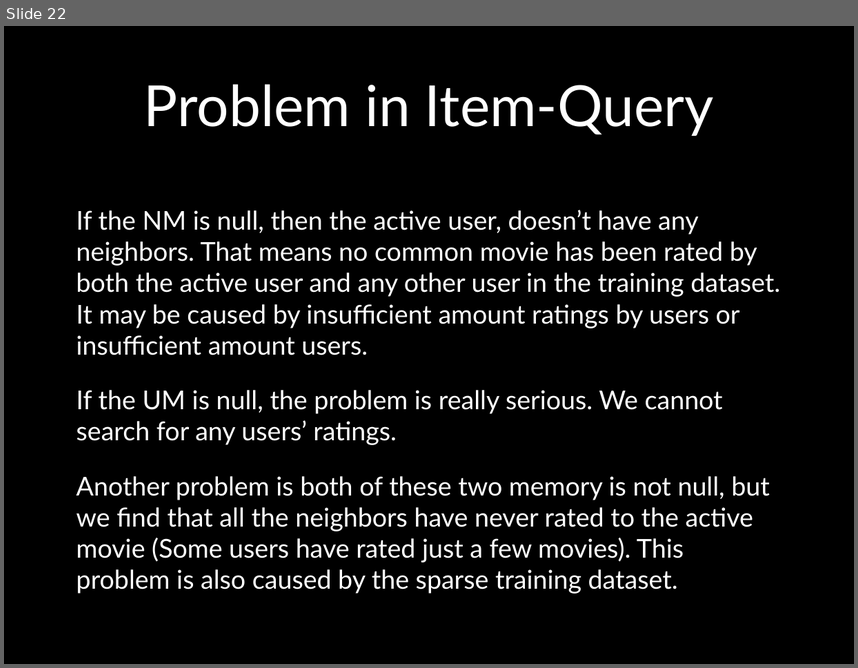
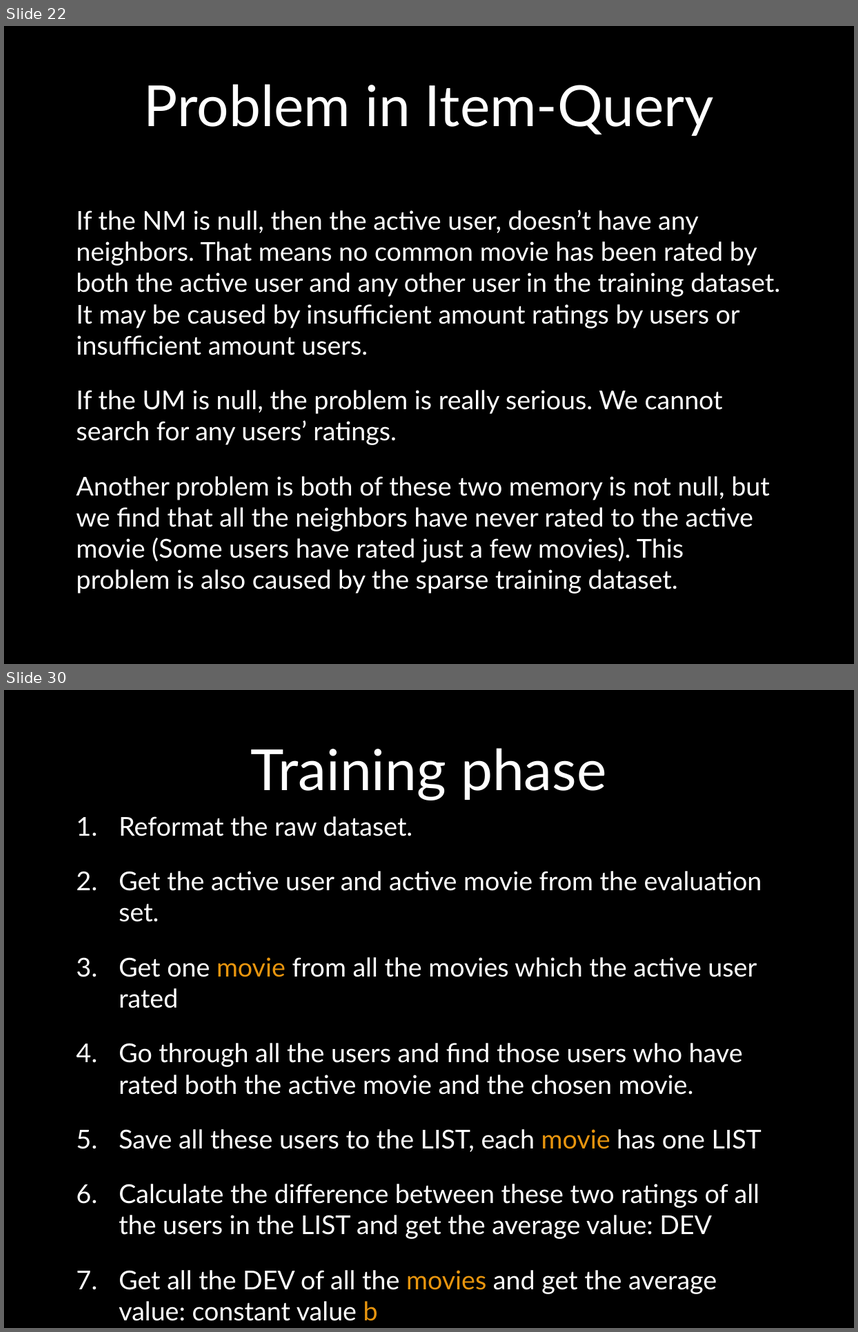
Before and after one commit to UCSBGauchos/MAE-data, a slide deck: Final Presentation.pptx. Shown one above the other, each under a label of ours: slide 22 before the commit, slides 22 and 30 after it; the slides between them are not shown. The pictures are 858x668 and 858x1332 pixels, drawn with LibreOffice and Linux fonts; fonts in the diff are those of the drawing; background and template pictures are left out. Boxes give left, top, right and bottom in pixels: in the first picture for what was removed or moved away, otherwise in the second. Text is boxed around its words. In the diff, an @@ line names an element or a change of style, - is before the commit and + after.

```diff
--- a/Final Presentation.pptx
+++ b/Final Presentation.pptx
@@ slide 30 added at box(4, 690, 854, 1328), background picture (left out) @@
@@ title added at box(251, 748, 607, 800), 48 pt, text #FFFFFF @@
+Training phase
@@ text added at box(119, 816, 762, 1321), 22 pt, text #FFFFFF @@
+1. Reformat the raw dataset.
+2. Get the active user and active movie from the evaluation set.
+3. Get one movie from all the movies which the active user rated
+4. Go through all the users and find those users who have rated both the active movie and the chosen movie.
+5. Save all these users to the LIST, each movie has one LIST
+6. Calculate the difference between these two ratings of all the users in the LIST and get the average value: DEV
+7. Get all the DEV of all the movies and get the average value: constant value b
```
Also in this commit, not shown: 2 slides changed, 8 other slides added.
